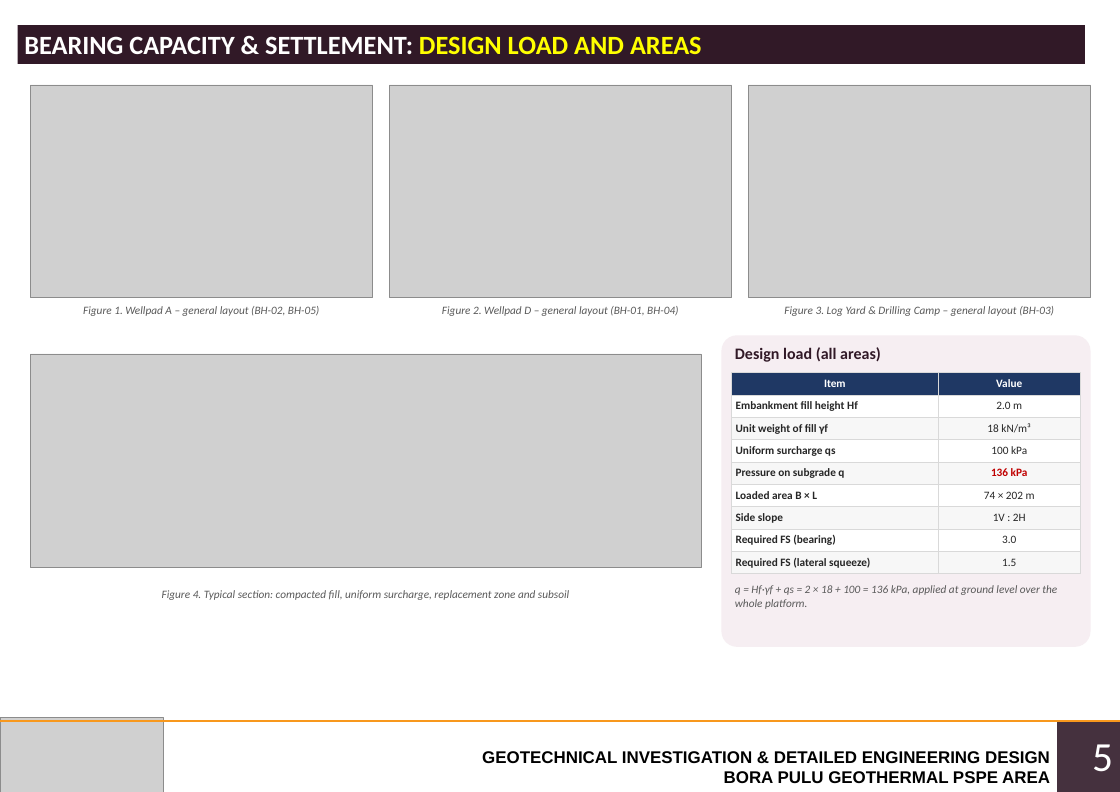
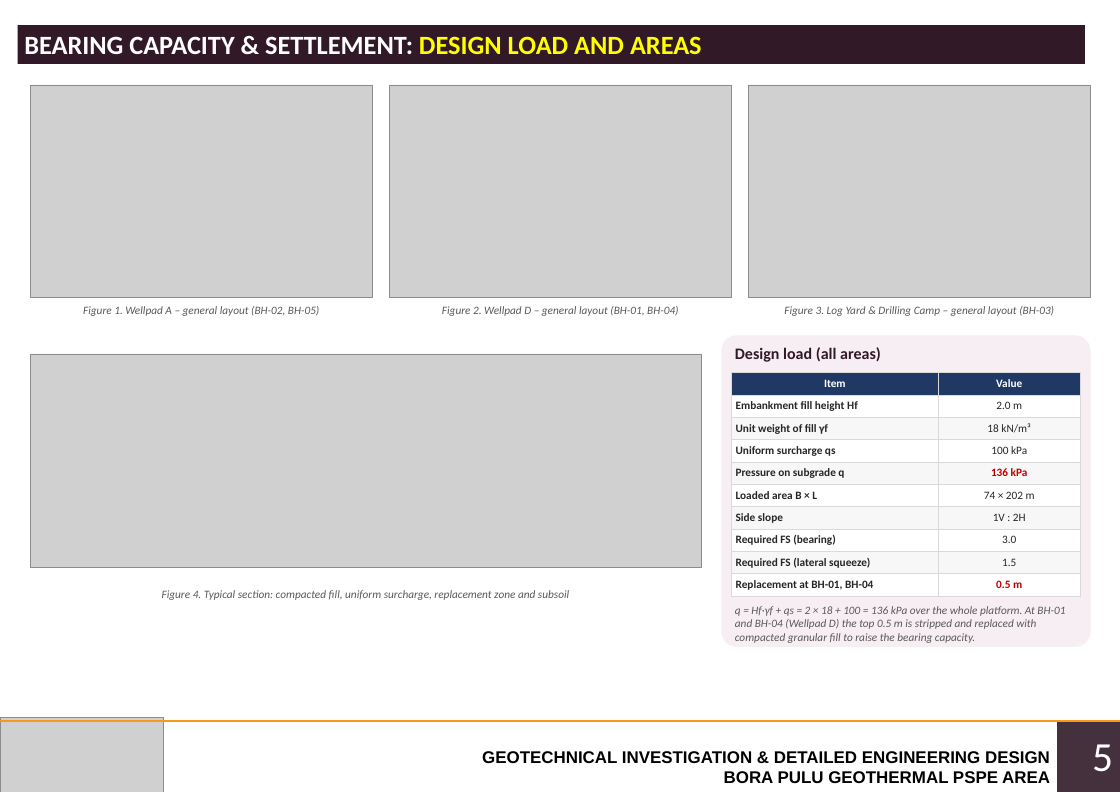
Before and after one commit to dekapeee13/Demooo, a slide deck: slide 5 of deliverables/Bora_Pulu_Geotech_Presentation.pptx. Drawn at 1120x792 pixels with LibreOffice and Linux fonts; fonts in the diff are those of the drawing; grey boxes stand for pictures. Boxes give left, top, right and bottom in pixels: in the first picture for what was removed or moved away, otherwise in the second. Text is boxed around its words. In the diff, an @@ line names an element or a change of style, - is before the commit and + after.

```diff
--- a/deliverables/Bora_Pulu_Geotech_Presentation.pptx
+++ b/deliverables/Bora_Pulu_Geotech_Presentation.pptx
@@ table at [732, 373, 1081, 596] @@
+row 10: Replacement at BH-01, BH-04 | 0.5 m
@@ text at [735, 606, 1065, 643]: text changed @@
-q = Hf·γf + qs = 2 × 18 + 100 = 136 kPa, applied at ground level over the whole platform.
+q = Hf·γf + qs = 2 × 18 + 100 = 136 kPa over the whole platform. At BH-01 and BH-04 (Wellpad D) the top 0.5 m is stripped and replaced with compacted granular fill to raise the bearing capacity.
```
Also in this commit, not shown: 5 other slides changed.
